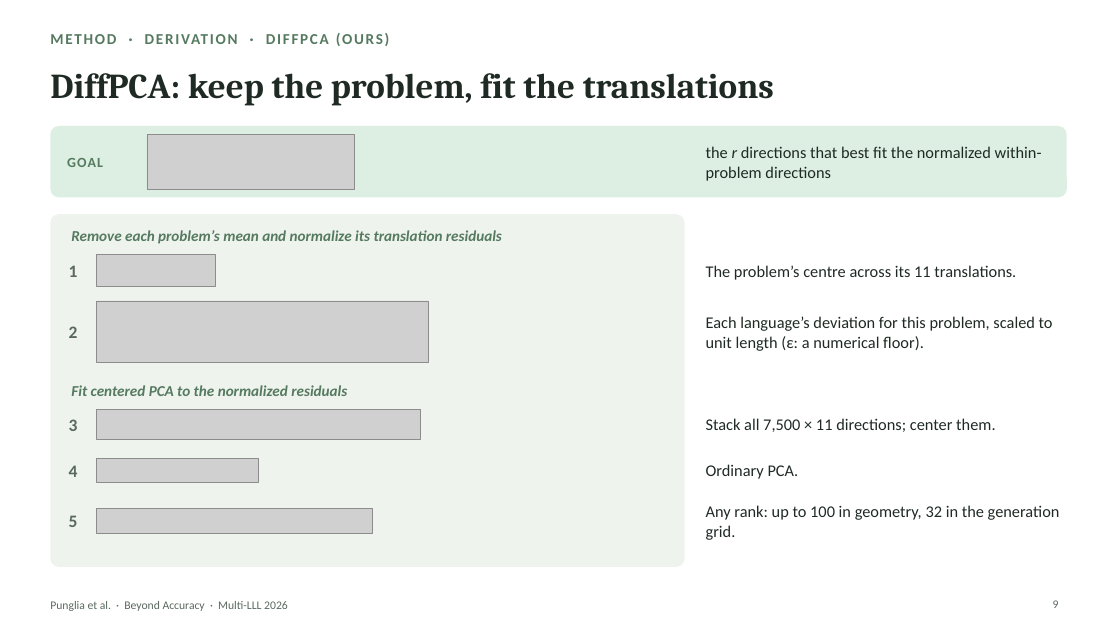
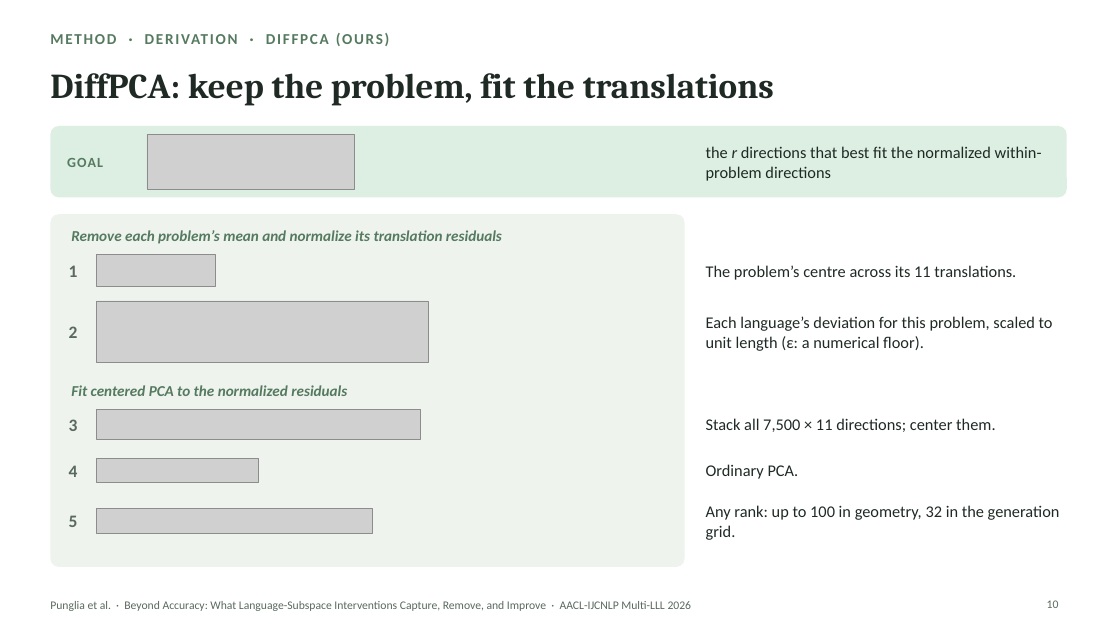
Before and after one commit to xiaoAugenstern/Multi-LLL-2026, a slide deck: slide 10 of assets/presentations/multilll-12-beyond-accuracy.pptx (slide 9 before the commit). Drawn at 1120x630 pixels with LibreOffice and Linux fonts; fonts in the diff are those of the drawing; grey boxes stand for pictures. Boxes give left, top, right and bottom in pixels: in the first picture for what was removed or moved away, otherwise in the second. Text is boxed around its words. In the diff, an @@ line names an element or a change of style, - is before the commit and + after.

Commit message:
Update Beyond Accuracy slides

```diff
--- a/assets/presentations/multilll-12-beyond-accuracy.pptx
+++ b/assets/presentations/multilll-12-beyond-accuracy.pptx
@@ text at bbox=[50, 601, 692, 611]: text changed @@
-Punglia et al. · Beyond Accuracy · Multi-LLL 2026
+Punglia et al. · Beyond Accuracy: What Language-Subspace Interventions Capture, Remove, and Improve · AACL-IJCNLP Multi-LLL 2026
@@ page number at bbox=[1047, 600, 1059, 608]: text changed @@
-9
+10
```
Also in this commit, not shown: 23 other slides changed, 1 slide added, 1 other file.
